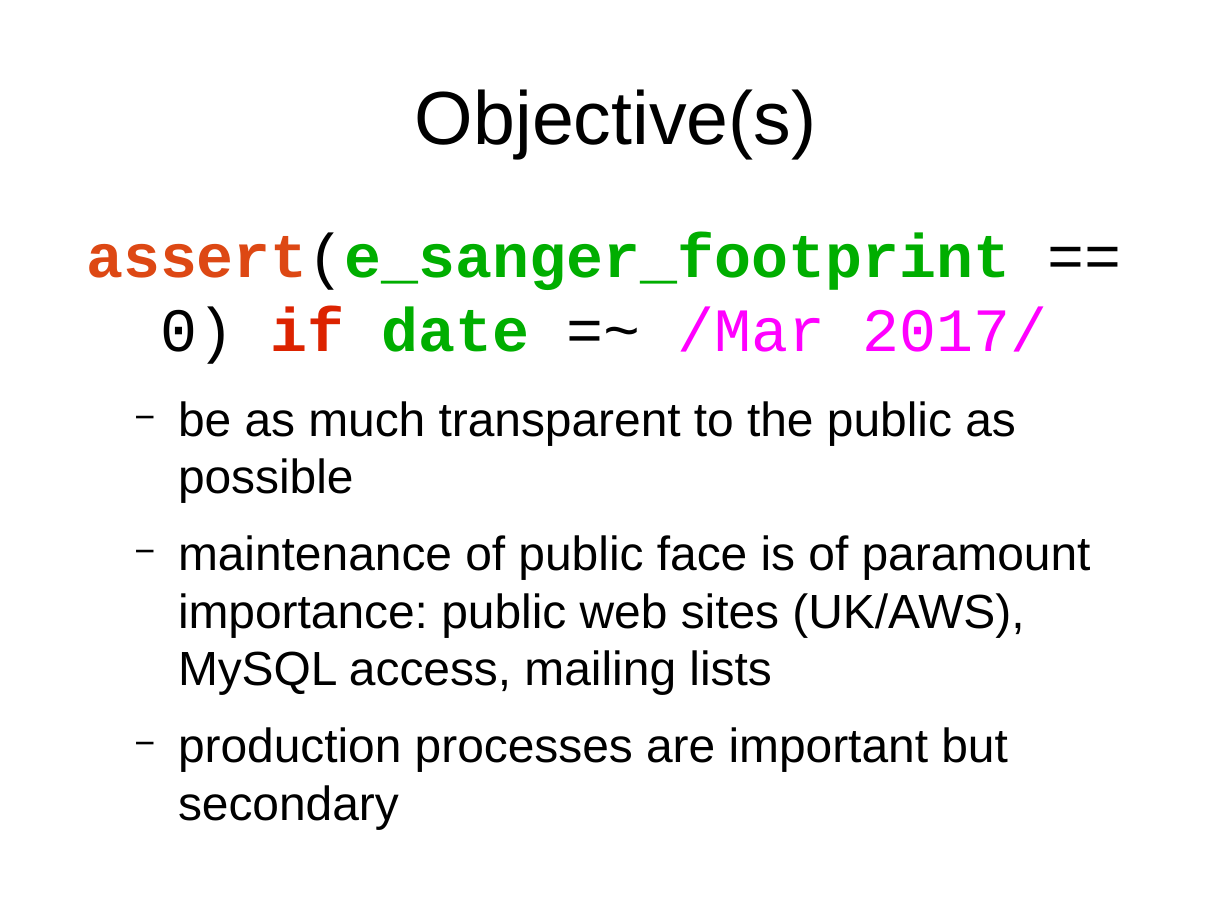
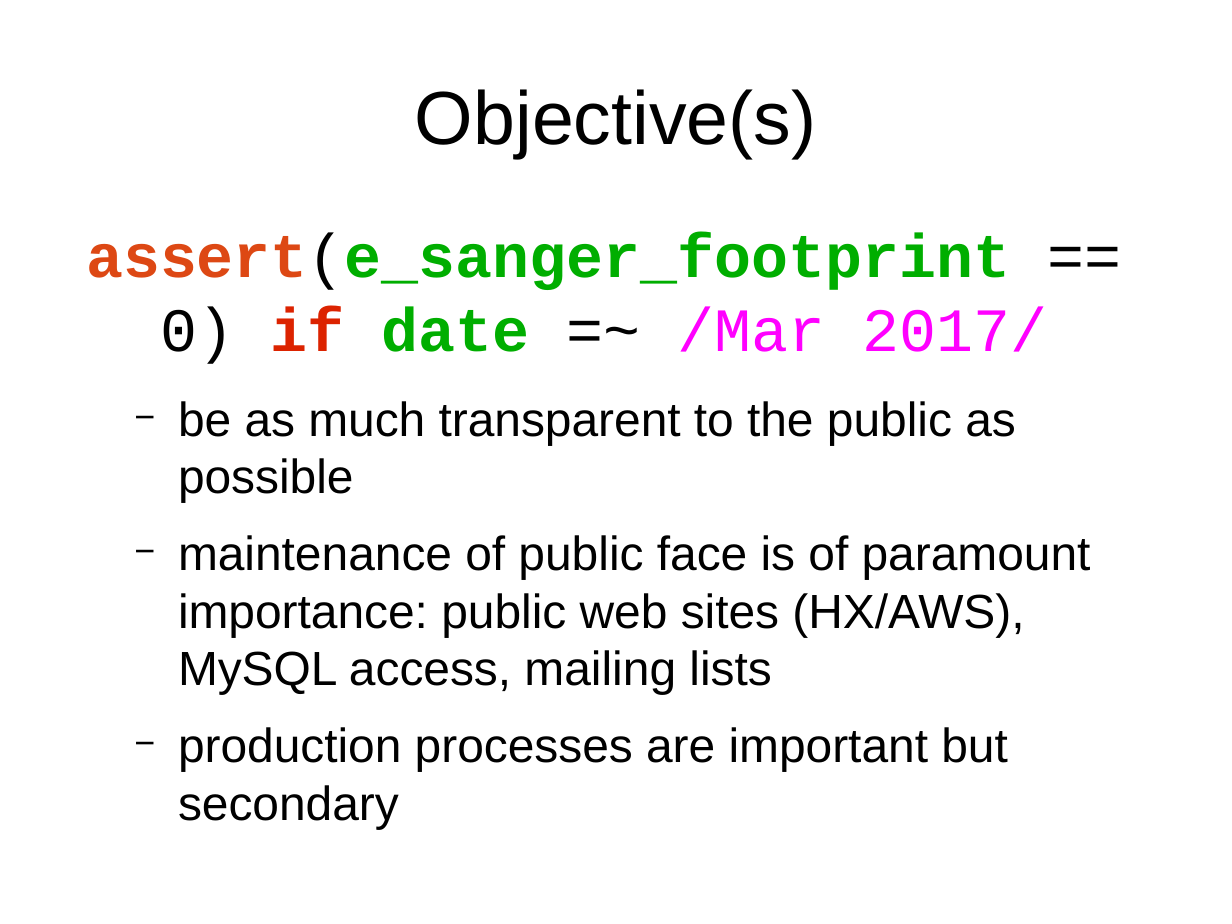
Before and after one commit to avullo/ensembl-migration-pm, a slide deck: slide 2 of data-review-10-16/talk.odp. Drawn at 1232x924 pixels with LibreOffice and Linux fonts; fonts in the diff are those of the drawing; background and template pictures are left out. Boxes give left, top, right and bottom in pixels: in the first picture for what was removed or moved away, otherwise in the second. Text is boxed around its words. In the diff, an @@ line names an element or a change of style, - is before the commit and + after.

```diff
--- a/data-review-10-16/talk.odp
+++ b/data-review-10-16/talk.odp
@@ text at (178,535,1091,694): text changed @@
-  − maintenance of public face is of paramount importance: public web sites (UK/AWS), MySQL access, mailing lists
+  − maintenance of public face is of paramount importance: public web sites (HX/AWS), MySQL access, mailing lists
```
Also in this commit, not shown: 9 other slides changed, 3 slides added, 1 slide removed.
